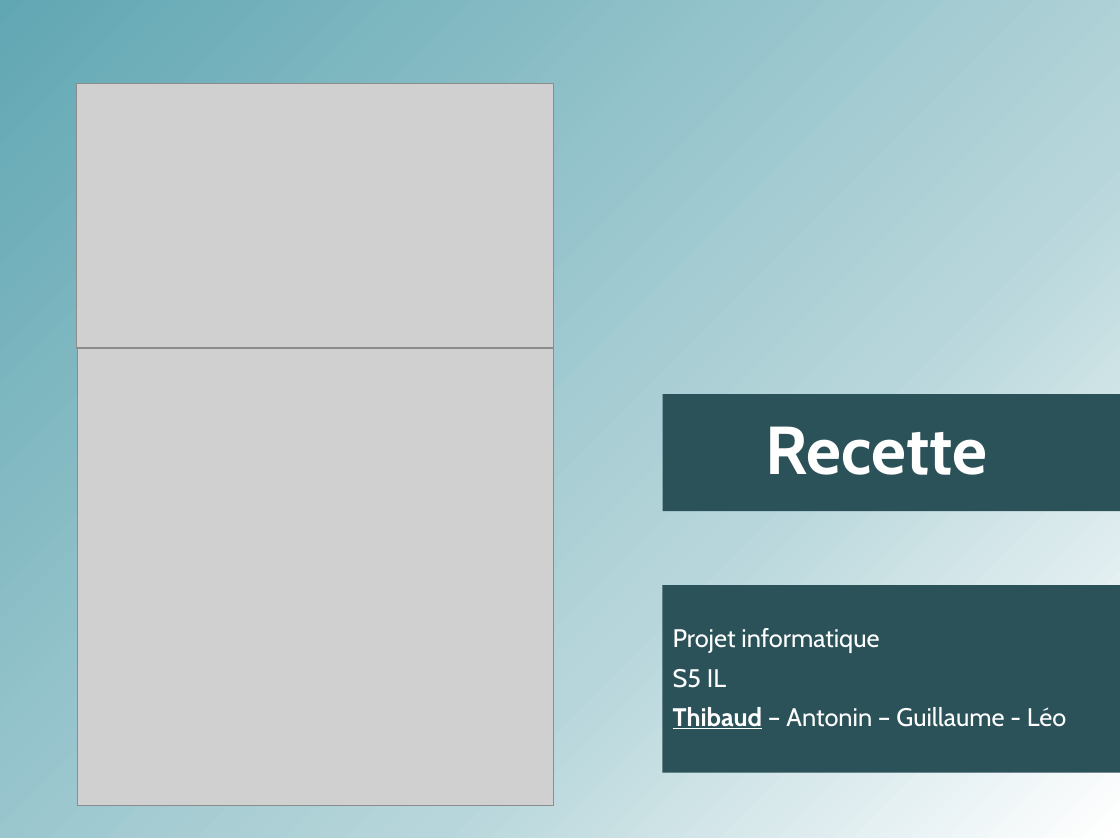
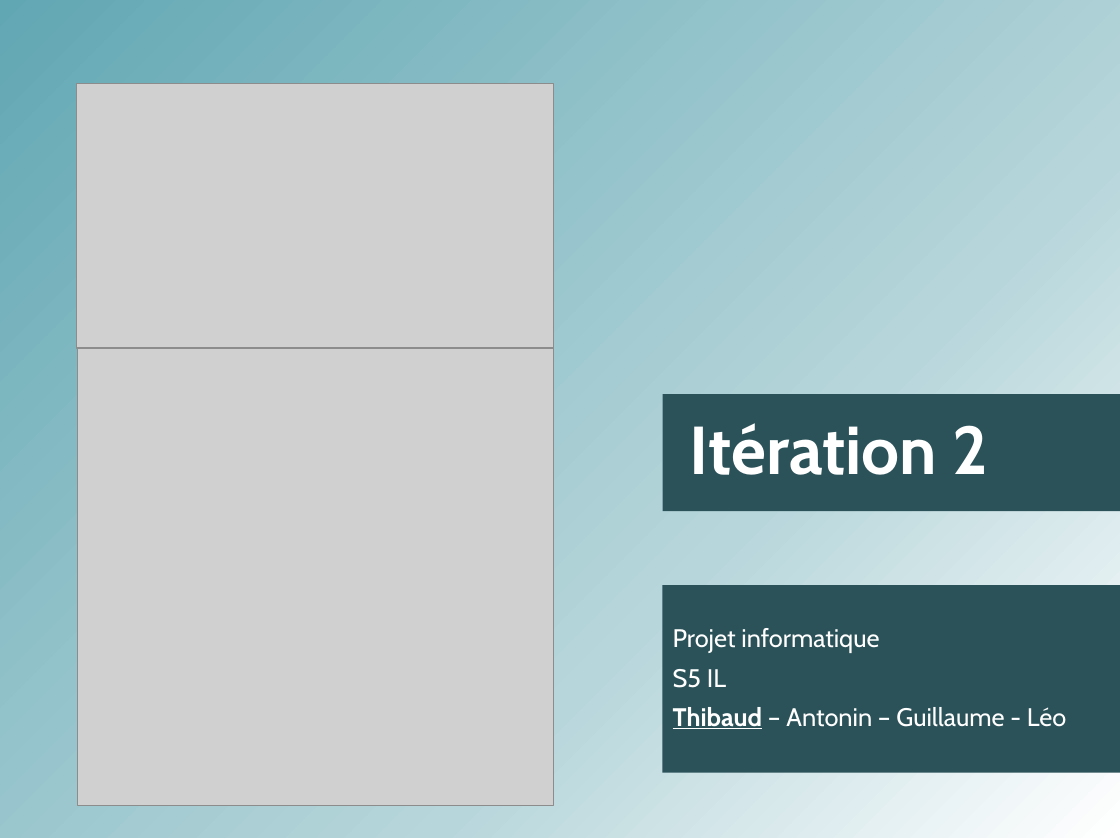
Before and after one commit to antonin-charrier/Project-Galt, a slide deck: slide 1 of Itérations/Présentation IT2.pptx. Drawn at 1120x840 pixels with LibreOffice and Linux fonts; fonts in the diff are those of the drawing; grey boxes stand for pictures. Boxes give left, top, right and bottom in pixels: in the first picture for what was removed or moved away, otherwise in the second. Text is boxed around its words. In the diff, an @@ line names an element or a change of style, - is before the commit and + after.

```diff
--- a/Itérations/Présentation IT2.pptx
+++ b/Itérations/Présentation IT2.pptx
@@ subtitle at (x1=690, y1=423, x2=988, y2=475): text changed @@
-Recette
+Itération 2
```
Also in this commit, not shown: 4 other slides changed, 3 slides added, 1 other file.
